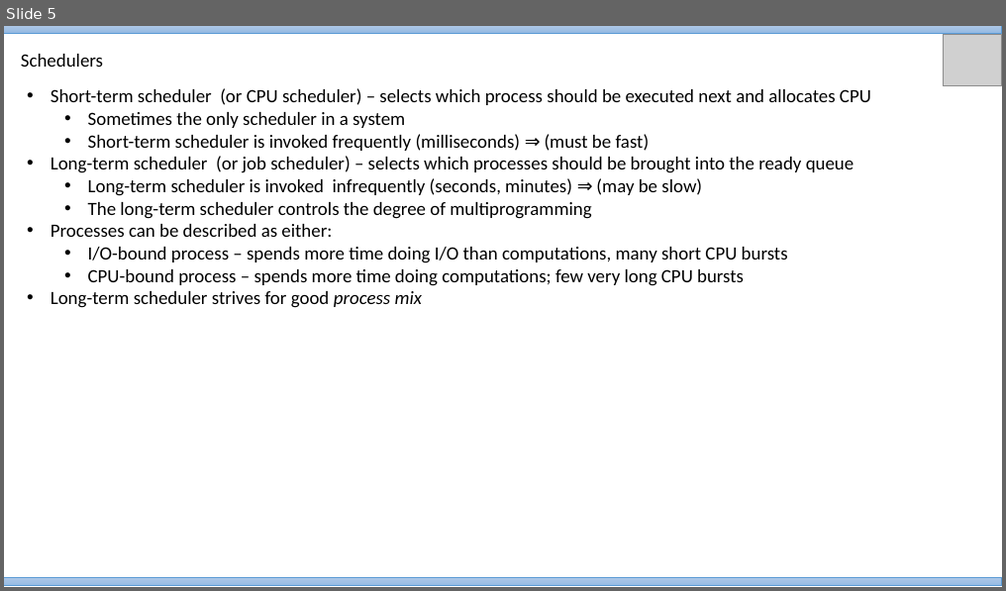
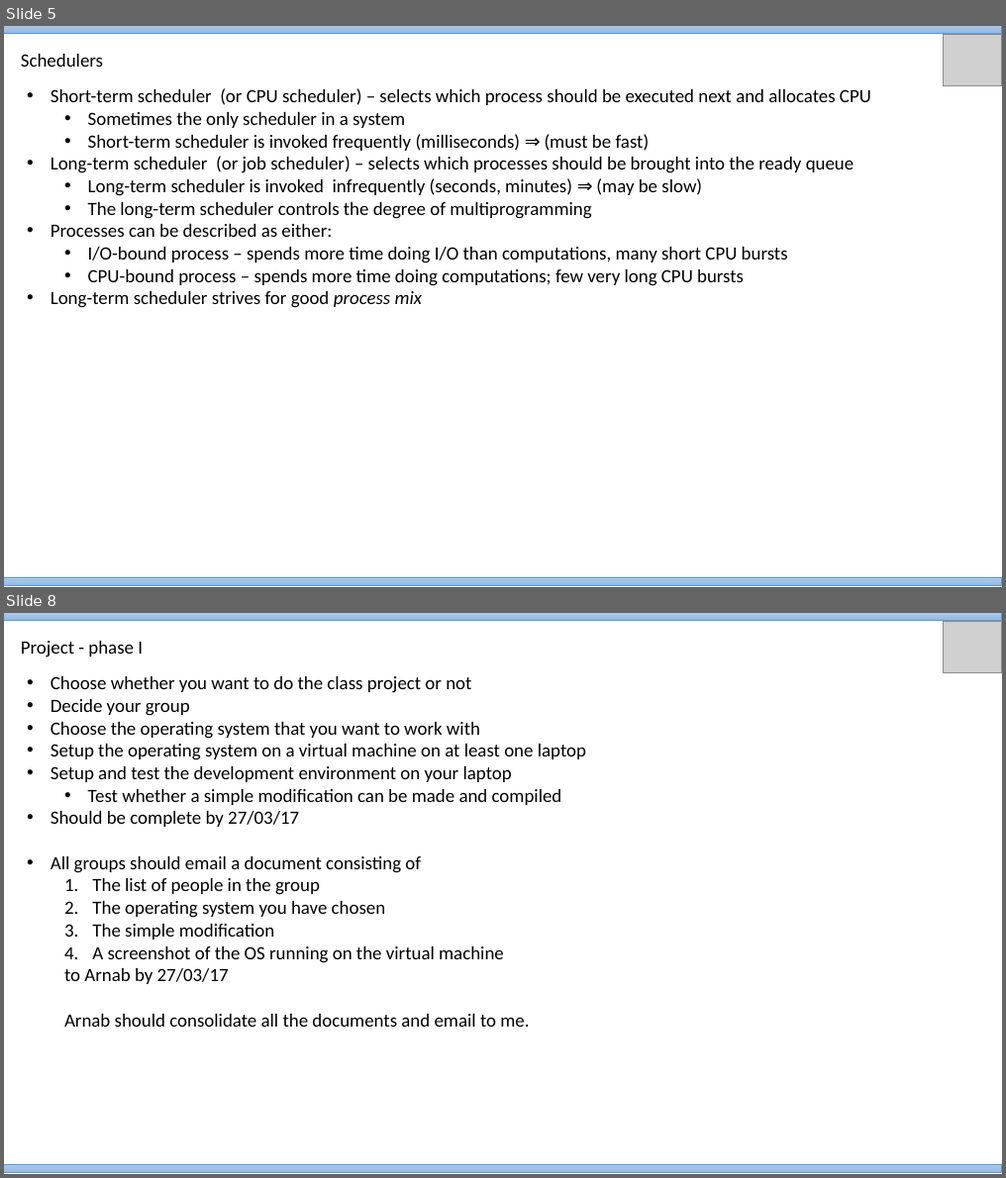
Before and after one commit to VineethBS/vineethbs.github.io, a slide deck: 2017_AV224/Material/Lecture_29.pptx. Shown one above the other, each under a label of ours: slide 5 before the commit, slides 5 and 8 after it; the slides between them are not shown. The pictures are 1006x591 and 1006x1178 pixels, drawn with LibreOffice and Linux fonts; fonts in the diff are those of the drawing; grey boxes stand for pictures. Boxes give left, top, right and bottom in pixels: in the first picture for what was removed or moved away, otherwise in the second. Text is boxed around its words. In the diff, an @@ line names an element or a change of style, - is before the commit and + after.

```diff
--- a/2017_AV224/Material/Lecture_29.pptx
+++ b/2017_AV224/Material/Lecture_29.pptx
@@ slide 8 added at [4,613,1002,1174], background #FFFFFF @@
@@ rectangle added at [4,613,1002,621], fill gradient #B1CBE9 to #A3C1E5 to #93B9E4, outline #5B9BD5 0.5 pt @@
@@ text added at [21,641,143,658], 18 pt, text #000000 @@
+Project - phase I
@@ picture added at [943,622,1001,672] @@
@@ text added at [51,676,586,1027], 18 pt, text #000000 @@
+• Choose whether you want to do the class project or not
+• Decide your group
+• Choose the operating system that you want to work with
+• Setup the operating system on a virtual machine on at least one laptop
+• Setup and test the development environment on your laptop
+  • Test whether a simple modification can be made and compiled
+• Should be complete by 27/03/17
+• All groups should email a document consisting of
+  1. The list of people in the group
+  2. The operating system you have chosen
+  3. The simple modification
+  4. A screenshot of the OS running on the virtual machine
+  to Arnab by 27/03/17
+  Arnab should consolidate all the documents and email to me.
@@ rectangle added at [4,1164,1002,1173], fill gradient #B1CBE9 to #A3C1E5 to #93B9E4, outline #5B9BD5 0.5 pt @@
```
Also in this commit, not shown: 1 slide changed, 1 other slide added, 10 slides removed, 4 other files.
